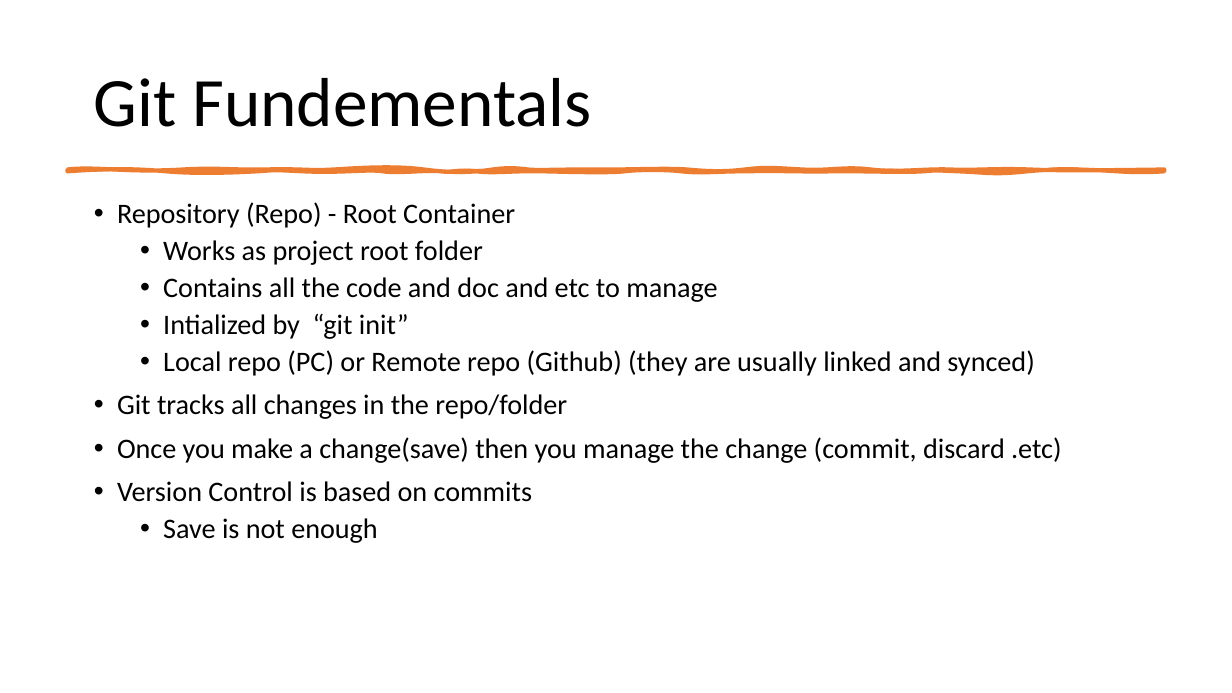
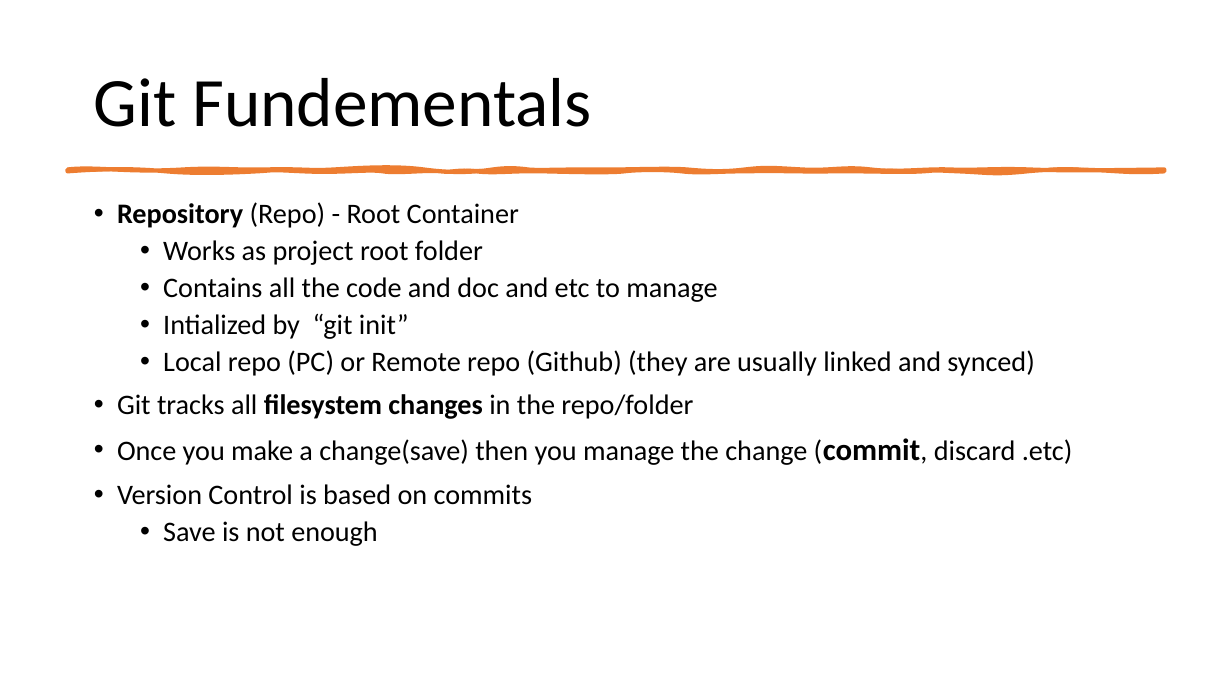
Before and after one commit to LearnWithCSA/GitWorkshop, a slide deck: slide 8 of SlideDeck/Git for Infra.pptx. Drawn at 1232x693 pixels with LibreOffice and Linux fonts; fonts in the diff are those of the drawing. Boxes give left, top, right and bottom in pixels: in the first picture for what was removed or moved away, otherwise in the second. Text is boxed around its words. In the diff, an @@ line names an element or a change of style, - is before the commit and + after.

```diff
--- a/SlideDeck/Git for Infra.pptx
+++ b/SlideDeck/Git for Infra.pptx
@@ text at [117, 202, 1073, 465]: bold on in "Repository", "(commit,"; size 22 to 24 pt in "(commit," @@
@@ text at [117, 394, 693, 419]: text changed @@
-• Git tracks all changes in the repo/folder
+• Git tracks all filesystem changes in the repo/folder
```
Also in this commit, not shown: 5 other slides changed, 4 slides added.
